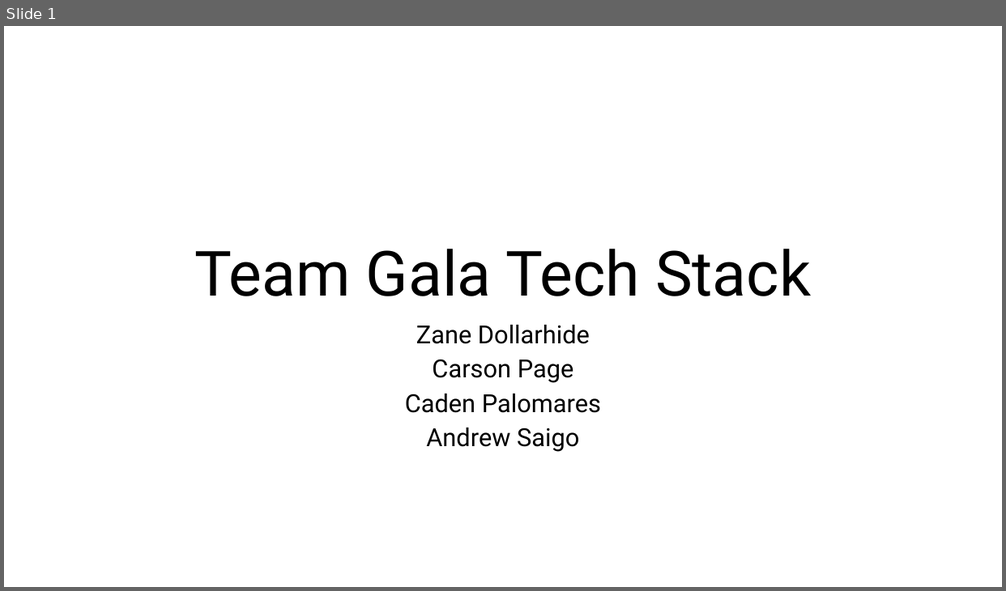
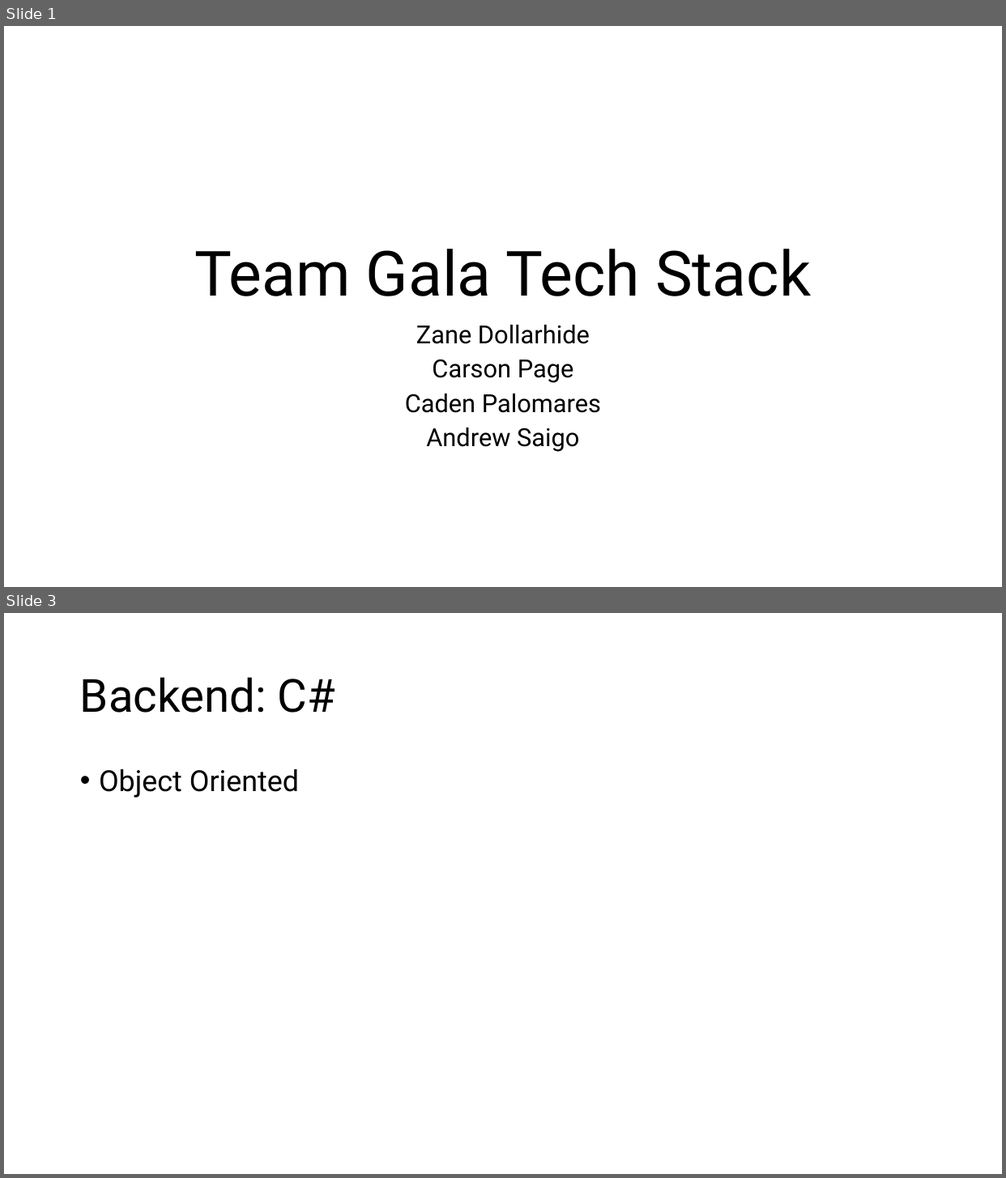
Before and after one commit to Team-Gala-JP/Team-Gala-JP, a slide deck: Team Gala Tech Stack.pptx. Shown one above the other, each under a label of ours: slide 1 before the commit, slides 1 and 3 after it; the slides between them are not shown. The pictures are 1006x591 and 1006x1178 pixels, drawn with LibreOffice and Linux fonts; fonts in the diff are those of the drawing. Boxes give left, top, right and bottom in pixels: in the first picture for what was removed or moved away, otherwise in the second. Text is boxed around its words. In the diff, an @@ line names an element or a change of style, - is before the commit and + after.

Commit message:
Start Backend Slides

```diff
--- a/Team Gala Tech Stack.pptx
+++ b/Team Gala Tech Stack.pptx
@@ slide 3 added at (x1=4, y1=613, x2=1002, y2=1174), background #FFFFFF @@
@@ title added at (x1=80, y1=677, x2=335, y2=713), 44 pt, text #000000 @@
+Backend: C#
@@ text added at (x1=99, y1=769, x2=299, y2=798), 28 pt, text #000000 @@
+• Object Oriented
```
Also in this commit, not shown: 1 other slide added.
